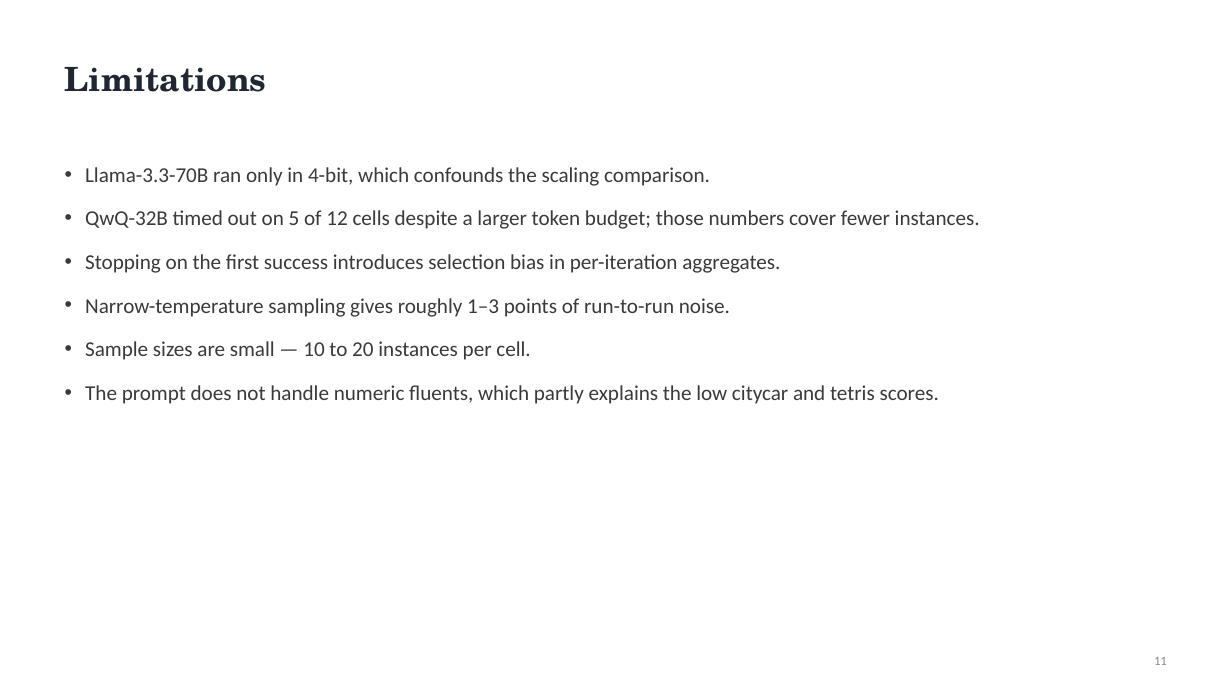
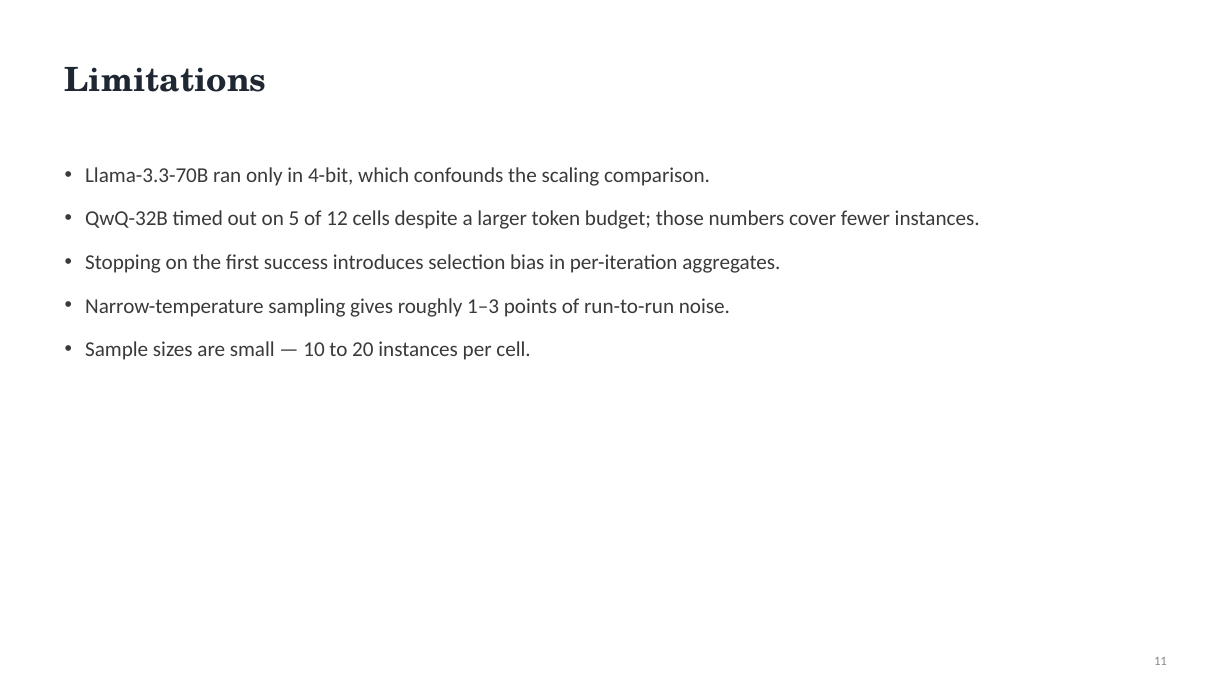
Before and after one commit to hassanmahmad/llm-planning-bench, a slide deck: slide 11 of docs/LLM_Planning_Presentation.pptx. Drawn at 1232x693 pixels with LibreOffice and Linux fonts; fonts in the diff are those of the drawing. Boxes give left, top, right and bottom in pixels: in the first picture for what was removed or moved away, otherwise in the second. Text is boxed around its words. In the diff, an @@ line names an element or a change of style, - is before the commit and + after.

```diff
--- a/docs/LLM_Planning_Presentation.pptx
+++ b/docs/LLM_Planning_Presentation.pptx
@@ text at (x1=85, y1=385, x2=939, y2=404): paragraph removed @@
-• The prompt does not handle numeric fluents, which partly explains the low citycar and tetris scores.
```
Also in this commit, not shown: 2 other slides changed, 1 slide added.
